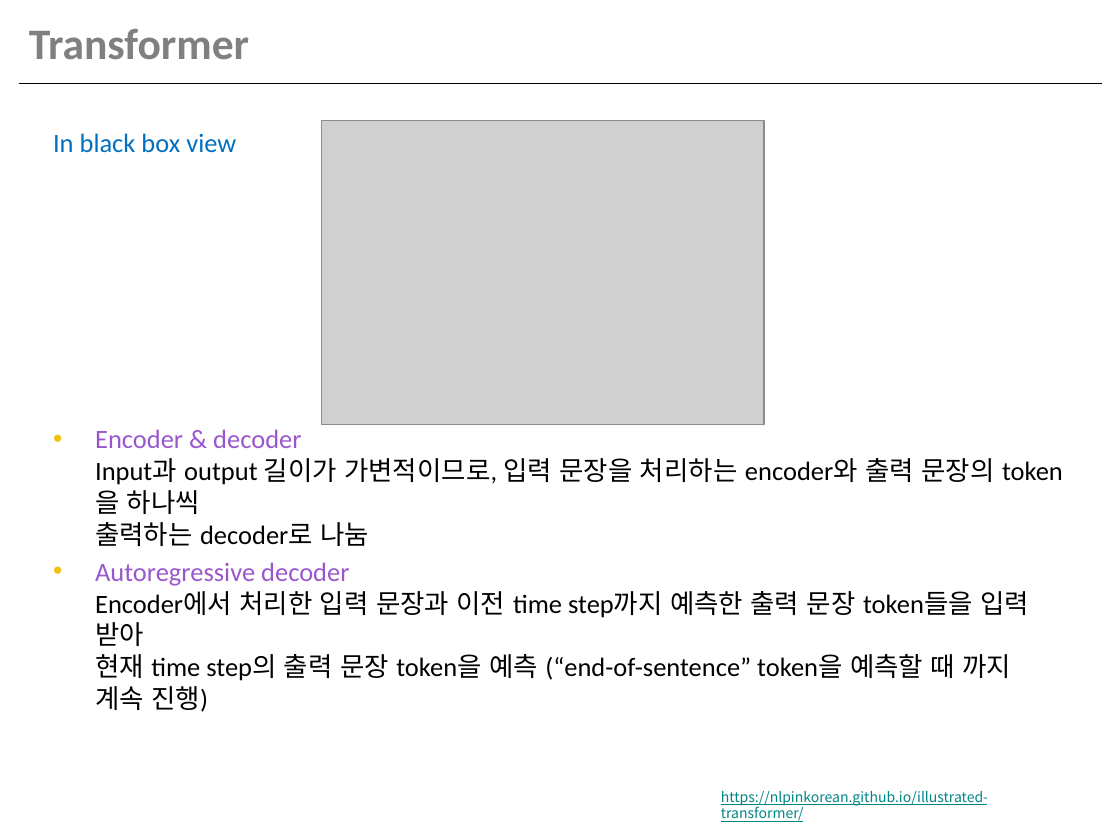
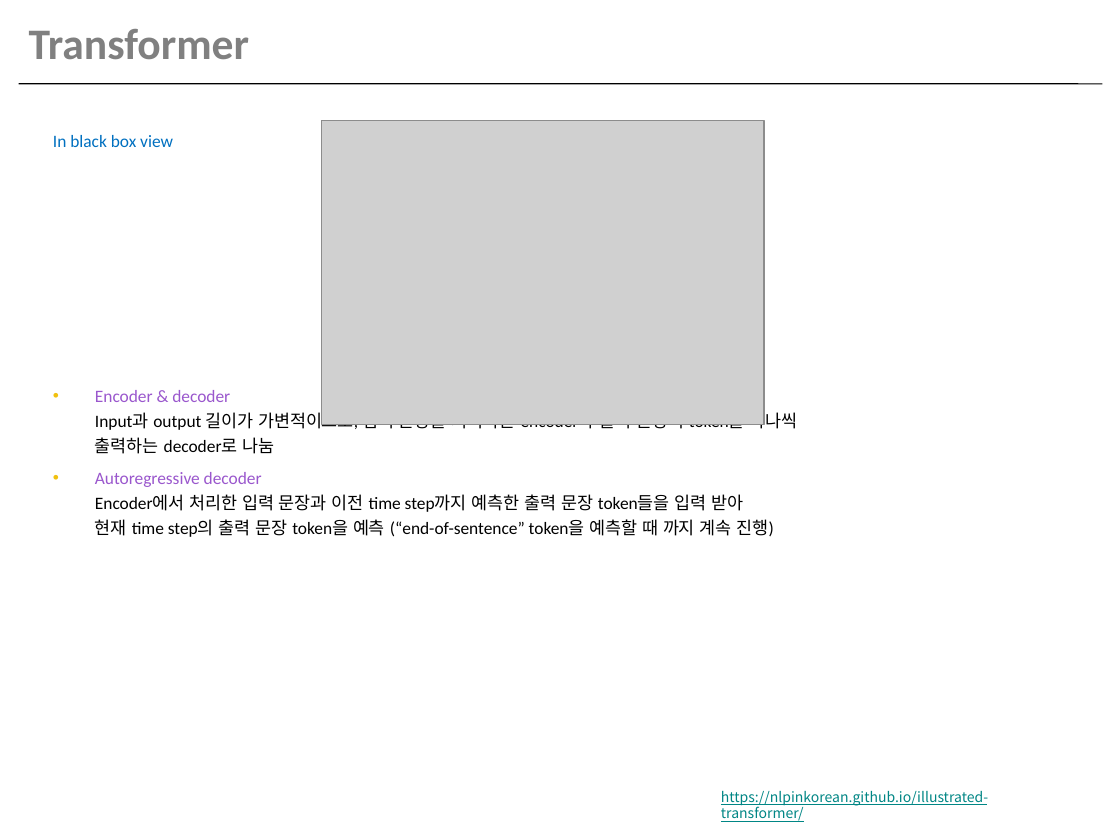
Before and after one commit to haithienld/deep-learning-snu, a slide deck: slide 20 of Assignment3.pptx. Drawn at 1120x840 pixels with LibreOffice and Linux fonts; fonts in the diff are those of the drawing; grey boxes stand for pictures. Boxes give left, top, right and bottom in pixels: in the first picture for what was removed or moved away, otherwise in the second. Text is boxed around its words. In the diff, an @@ line names an element or a change of style, - is before the commit and + after.

```diff
--- a/Assignment3.pptx
+++ b/Assignment3.pptx
@@ text "In black box view" at bbox=[53, 135, 798, 537]: size 17.1 to 11.2 pt; line spacing 1 to 1.2; indent changed @@
```
Also in this commit, not shown: 22 other slides changed, 5 slides added, 5 slides removed.
